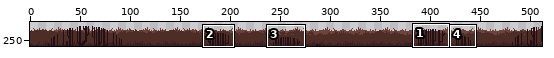
Edited in one commit: sprite sheet (res/images/foreground.png). Above, an overview of the earlier version with the close-up marked.
Close-up. As it was:
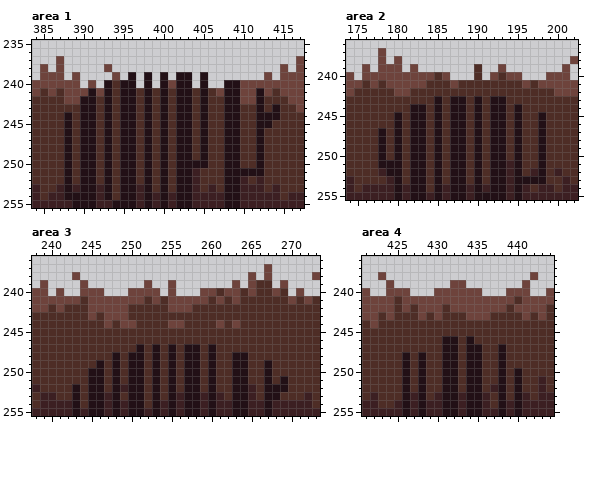
The file is 512x256 pixels. Shown: area 1: x 384..417, y 235..255; area 2: x 174..202, y 236..255; area 3: x 238..273, y 236..255; area 4: x 421..444, y 236..255. The wide view leaves out empty margins. The commit also changed other parts of the picture, which this record leaves out.
The same view after the edit:
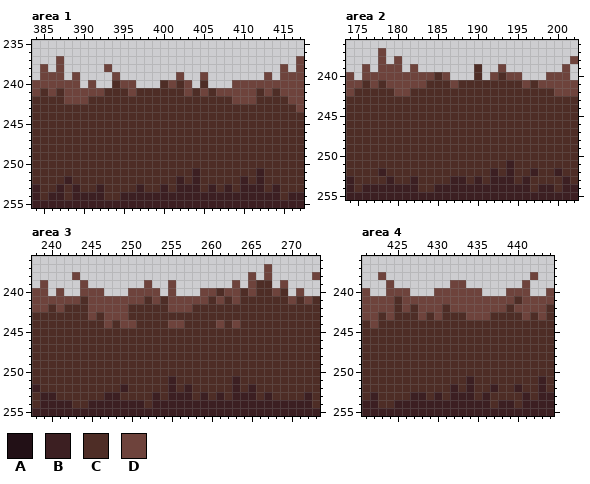
Palette (. is transparent): A #221016  B #3c1f22  C #4e2d26  D #6e433c
Edits made:
Area 1:
y 239: x 396 A -> .; x 398 A -> .; x 400 A -> .; x 402..403 AA -> D.; x 405 A -> D
y 240: x 393 A -> .; x 395..396 AA -> DD; x 398 A -> .; x 400 A -> C; x 402..403 AA -> CD; x 405 A -> C; x 408..409 AA -> .D
y 241: x 391 A -> D; x 393 A -> C; x 395..396 AA -> CD; x 398 A -> C; x 400 A -> C; x 402..403 AA -> CD; x 405 A -> D; x 408..409 AA -> DD; x 412 A -> C
y 242: x 390..391 AA -> DC; x 393 A -> C; x 395..396 AA -> CC; x 398 A -> C; x 400 A -> C; x 402..403 AA -> CC; x 405 A -> C; x 408..409 AA -> CD; x 412 A -> C
y 243: x 390..391 AA -> CC; x 393 A -> C; x 395..396 AA -> CC; x 398 A -> C; x 400 A -> C; x 402..403 AA -> CC; x 405 A -> C; x 408..409 AA -> CC; x 412 A -> C; x 414 A -> C
y 244: x 388 A -> C; x 390..391 AA -> CC; x 393 A -> C; x 395..396 AA -> CC; x 398 A -> C; x 400 A -> C; x 402..403 AA -> CC; x 405 A -> C; x 408..409 AA -> CC; x 412..414 AAA -> CCC
y 245: x 388 A -> C; x 390..391 AA -> CC; x 393 A -> C; x 395..396 AA -> CC; x 398 A -> C; x 400 A -> C; x 402..403 AA -> CC; x 405 A -> C; x 408..409 AA -> CC; x 412..413 AA -> CC
y 246..249: x 388 A -> C; x 390..391 AA -> CC; x 393 A -> C; x 395..396 AA -> CC; x 398 A -> C; x 400 A -> C; x 402..403 AA -> CC; x 405 A -> C; x 408..409 AA -> CC; x 412 A -> C
y 250: x 388 A -> C; x 390..391 AA -> CC; x 393 A -> C; x 395..396 AA -> CC; x 398 A -> C; x 400 A -> C; x 402..405 AAAA -> CCCC; x 408..409 AA -> CC; x 412 A -> C
y 251: x 388 A -> C; x 390..391 AA -> CC; x 393 A -> C; x 395..396 AA -> CC; x 398 A -> C; x 400 A -> C; x 402..403 AA -> CC; x 408..412 AAAAA -> CCCCB
y 252: x 388 A -> B; x 390..391 AA -> CC; x 393 A -> C; x 395..396 AA -> CC; x 398 A -> C; x 400 A -> C; x 402..403 AA -> BC; x 408..409 AA -> CC
y 253: x 388 A -> C; x 390..391 AA -> CC; x 393 A -> C; x 395..396 AA -> CC; x 398 A -> C; x 400 A -> B; x 402..403 AA -> BB; x 408..409 AA -> BC
y 254: x 388..391 AAAA -> CBBB; x 393 A -> C; x 395..396 AA -> BB; x 398 A -> B; x 400 A -> B; x 402..403 AA -> BB; x 408..409 AA -> BB
y 255: x 389..391 AAA -> BBB; x 394..396 AAA -> BBB; x 398 A -> B; x 400 A -> B; x 402..403 AA -> BB; x 408..409 AA -> BB
Area 2:
y 243: x 185 A -> C; x 187..188 AA -> CC; x 190 A -> C; x 192..193 AA -> CC
y 244: x 182..183 AA -> CC; x 185 A -> C; x 187..188 AA -> CC; x 190 A -> C; x 192..193 AA -> CC; x 195 A -> C
y 245..246: x 180 A -> C; x 182..183 AA -> CC; x 185 A -> C; x 187..188 AA -> CC; x 190 A -> C; x 192..193 AA -> CC; x 195 A -> C; x 198 A -> C
y 247..250: x 178 A -> C; x 180 A -> C; x 182..183 AA -> CC; x 185 A -> C; x 187..188 AA -> CC; x 190 A -> C; x 192..193 AA -> CC; x 195 A -> C; x 198 A -> C
y 251: x 178..180 AAA -> CCC; x 182..183 AA -> CC; x 185 A -> C; x 187..188 AA -> CC; x 190 A -> C; x 192..193 AA -> CC; x 195 A -> C; x 198 A -> C
y 252: x 179..180 AA -> CC; x 182..183 AA -> CC; x 185 A -> C; x 187..188 AA -> CC; x 190 A -> C; x 192..193 AA -> BC; x 195 A -> C; x 198 A -> C
y 253: x 180 A -> C; x 182..183 AA -> BC; x 185 A -> C; x 187..188 AA -> BB; x 190 A -> B; x 192..193 AA -> BB; x 195..198 AAAA -> CBCC
y 254: x 180 A -> B; x 182..183 AA -> BC; x 185 A -> B; x 187..188 AA -> BB; x 190 A -> B; x 192..193 AA -> BB; x 195 A -> B
y 255: x 180 A -> B; x 182..183 AA -> BB; x 185 A -> B; x 187..188 AA -> BB; x 190..193 AAAA -> BBBB; x 195 A -> B
Area 3:
y 247: x 251 A -> C; x 253 A -> C; x 255 A -> C; x 257..258 AA -> CC; x 260 A -> C
y 248: x 248 A -> C; x 250..251 AA -> CC; x 253 A -> C; x 255 A -> C; x 257..258 AA -> CC; x 260 A -> C; x 263..264 AA -> CC
y 249: x 246 A -> C; x 248 A -> C; x 250..251 AA -> CC; x 253 A -> C; x 255 A -> C; x 257..258 AA -> CC; x 260 A -> C; x 263..264 AA -> CC; x 267 A -> C
y 250: x 245..246 AA -> CC; x 248 A -> C; x 250..251 AA -> CC; x 253 A -> C; x 255 A -> C; x 257..258 AA -> CC; x 260 A -> C; x 263..264 AA -> CC; x 267 A -> C
y 251: x 245..246 AA -> CC; x 248 A -> C; x 250..251 AA -> CC; x 253 A -> C; x 255 A -> B; x 257..258 AA -> CC; x 260 A -> C; x 263..264 AA -> BC; x 267 A -> C; x 269 A -> C
y 252: x 243 A -> C; x 245..246 AA -> CC; x 248 A -> C; x 250..251 AA -> CC; x 253 A -> C; x 255 A -> B; x 257..258 AA -> BC; x 260 A -> C; x 263..264 AA -> BC; x 267..269 AAA -> CCC
y 253: x 243 A -> C; x 245..246 AA -> CC; x 248 A -> B; x 250..251 AA -> CC; x 253 A -> B; x 255 A -> B; x 257..258 AA -> BC; x 260 A -> C; x 263..264 AA -> BB; x 267..268 AA -> BC
y 254: x 243 A -> C; x 245..246 AA -> BB; x 248 A -> B; x 250..251 AA -> BB; x 253 A -> B; x 255 A -> B; x 257..258 AA -> BB; x 260 A -> B; x 263..264 AA -> BB; x 267 A -> B
y 255: x 243 A -> B; x 245..246 AA -> BB; x 248 A -> B; x 250..251 AA -> BB; x 253 A -> B; x 255 A -> B; x 257..258 AA -> BB; x 260 A -> B; x 263..264 AA -> BB; x 267 A -> B
Area 4:
y 246: x 431..432 AA -> CC; x 434 A -> C
y 247: x 431..432 AA -> CC; x 434..435 AA -> CC; x 438 A -> C
y 248..249: x 426 A -> C; x 428 A -> C; x 431..432 AA -> CC; x 434..435 AA -> CC; x 438 A -> C
y 250: x 426 A -> C; x 428 A -> C; x 431..432 AA -> CC; x 434..435 AA -> CC; x 438 A -> C; x 440 A -> C
y 251: x 426 A -> C; x 428 A -> C; x 431..432 AA -> CC; x 434..435 AA -> BC; x 438 A -> C; x 440 A -> C
y 252: x 426 A -> C; x 428 A -> C; x 431..432 AA -> CB; x 434..435 AA -> BC; x 438 A -> C; x 440 A -> B
y 253: x 426 A -> C; x 428 A -> B; x 431..432 AA -> CB; x 434..435 AA -> BC; x 438 A -> C; x 440 A -> C
y 254: x 426 A -> B; x 428 A -> B; x 431..432 AA -> BB; x 434..435 AA -> BB; x 438 A -> B; x 440 A -> C
y 255: x 426 A -> B; x 428 A -> B; x 431..432 AA -> BB; x 434..435 AA -> BB; x 438 A -> B; x 440 A -> B
Where, in picture pixels (left, top, right, bottom), the same in both close-ups:
changed: (64, 72, 280, 208)
changed: (378, 96, 546, 200)
changed: (72, 344, 288, 416)
changed: (402, 336, 522, 416)
